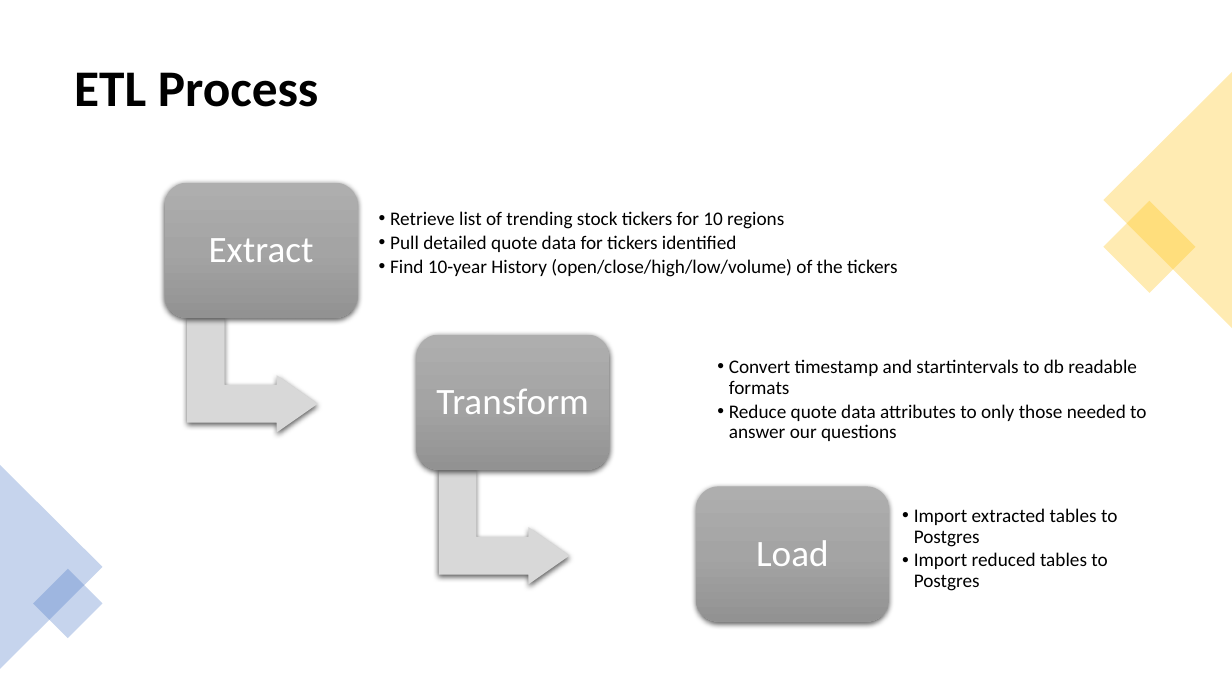
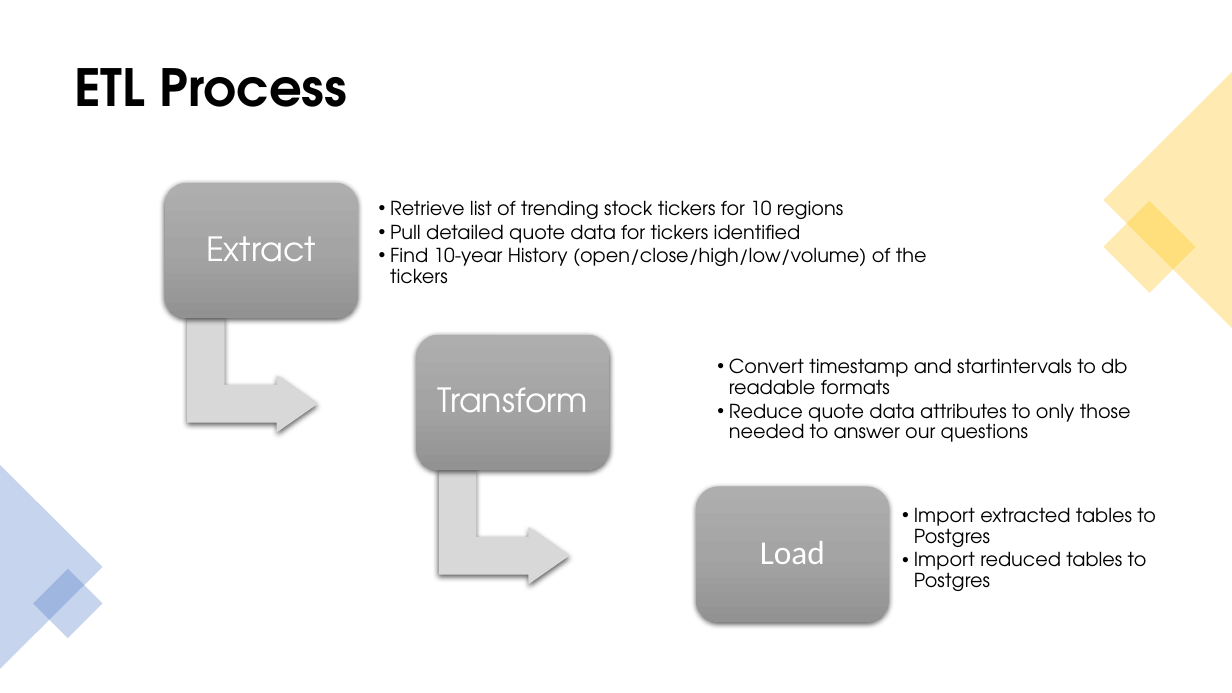
Before and after one commit to V-Villagomez/ETL-Stock-Trends, a slide deck: slide 4 of diagrams/Stock Trends ETL Process.pptx. Drawn at 1232x693 pixels with LibreOffice and Linux fonts; fonts in the diff are those of the drawing. Boxes give left, top, right and bottom in pixels: in the first picture for what was removed or moved away, otherwise in the second. Text is boxed around its words. In the diff, an @@ line names an element or a change of style, - is before the commit and + after.

```diff
--- a/diagrams/Stock Trends ETL Process.pptx
+++ b/diagrams/Stock Trends ETL Process.pptx
@@ text "Extract" at (206, 236, 316, 261): size 29 to 26 pt, font Calibri to TeX Gyre Adventor; less space between paragraphs @@
@@ text "Transform" at (437, 387, 588, 412): size 29 to 26 pt, font Calibri to TeX Gyre Adventor; less space between paragraphs @@
@@ text "Load" at (760, 541, 825, 564): size 29 to 26 pt; less space between paragraphs @@
@@ font Calibri to TeX Gyre Adventor in 4 elements at (74, 68, 347, 107), (390, 200, 927, 284), (729, 358, 1131, 442), (914, 507, 1156, 591) @@
```
Also in this commit, not shown: 9 other slides changed.
